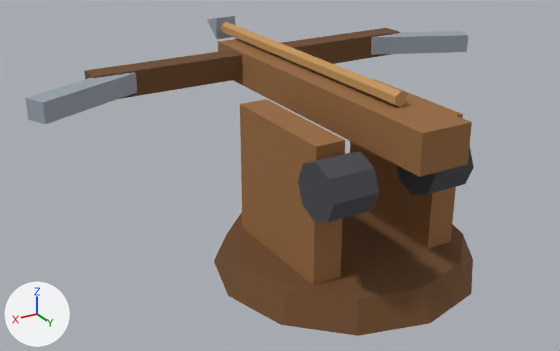
Renders of the glTF model game/assets/bauten/turm_balliste_kopf.gltf from each side of a commit.
Rendered twice from a 50 mm lens placed at (2.81, 3.83, 2.66), pointed at (0.2, -0.53, 0.49). The axes (+X, +Y, +Z) are drawn at lower left. The lights are the same throughout. The picture after the commit comes second. Vertices at exactly the same position are counted once.

Objects in the first picture: 'Kopf_balliste'.
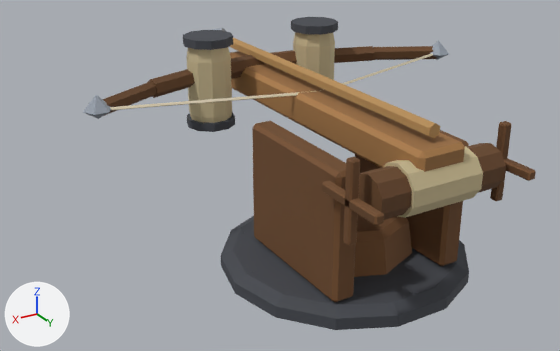
Pixel boxes [x1, y1, x2, y2] of what changed, in the pictures (560 x 351 px):
'Kopf_balliste', reshaped
    before: [25, 16, 474, 336]
    after: [83, 17, 536, 330]
part 1 of me_kopf_balliste, added
    after: [291, 17, 338, 34]
part 2 of me_kopf_balliste, added
    after: [187, 112, 235, 132]
part 3 of me_kopf_balliste, added
    after: [183, 30, 233, 50]
part 4 of me_kopf_balliste, added
    after: [229, 38, 440, 138]
part 5 of me_kopf_balliste, added (brown)
    after: [359, 143, 506, 222]
part 6 of me_kopf_balliste, added (beige)
    after: [384, 146, 483, 218]
part 7 of me_kopf_balliste, rebuilt (8% shorter)
    before: [214, 212, 473, 336]
    after: [221, 216, 469, 330]
part 8 of me_kopf_balliste, rebuilt
    before: [240, 99, 345, 286]
    after: [252, 121, 356, 302]
part 9 of me_kopf_balliste, rebuilt
    before: [218, 39, 472, 177]
    after: [230, 51, 465, 172]
part 10 of me_kopf_balliste, rebuilt
    before: [350, 80, 463, 249]
    after: [355, 130, 469, 266]
part 11 of me_kopf_balliste, deleted
    before: [397, 145, 474, 195]
part 12 of me_kopf_balliste, deleted
    before: [207, 16, 235, 39]
part 13 of me_kopf_balliste, reshaped
    before: [25, 22, 468, 222]
    after: [83, 28, 536, 301]

Diff of the bpy script that builds the scene:
```diff
--- a/game/assets/bauten/turm_balliste_kopf.gltf.py
+++ b/game/assets/bauten/turm_balliste_kopf.gltf.py
@@ mat_vorkommen @@
+mat_vorkommen = bpy.data.materials.new('Vorkommen')
+mat_vorkommen.use_nodes = True; mat_vorkommen.node_tree.nodes.clear()
+_N = mat_vorkommen.node_tree.nodes; _L = mat_vorkommen.node_tree.links
+n0 = _N.new('ShaderNodeBsdfPrincipled'); n0.name = 'Principled BSDF'
+n0.inputs[2].default_value = 0.85  # 'Roughness'
+n1 = _N.new('ShaderNodeOutputMaterial'); n1.name = 'Material Output'
+n2 = _N.new('ShaderNodeVertexColor'); n2.name = 'Color Attribute'
+_L.new(n0.outputs[0], n1.inputs[0])  # 'BSDF' to 'Surface'
+_L.new(n2.outputs[0], n0.inputs[0])  # 'Color' to 'Base Color'
@@ me_kopf_balliste @@
 # used by ob_kopf_balliste; location = (0.0, 0.0, 0.0)
-me_kopf_balliste.from_pydata(...)  # 121 vertices, 198 faces; spans x -1.8..1.8, y -2.05..0.9, z 0.0..1.38
-me_kopf_balliste.materials.append(mat_burg)
+me_kopf_balliste.from_pydata(...)  # 611 vertices, 1074 faces; spans x -1.5..1.5, y -2.1..1.05, z 0.0..1.41
+# me_kopf_balliste part 1: a new loose piece, a 10-sided cylinder along z spanning x -0.63..-0.27, y -1.271..-0.929, z 1.35..1.41, in mat_vorkommen
+# me_kopf_balliste part 2: a new loose piece, a 10-sided cylinder along z spanning x 0.27..0.63, y -1.271..-0.929, z 0.75..0.81, in mat_vorkommen
+# me_kopf_balliste part 3: a new loose piece, a 10-sided cylinder along z spanning x 0.27..0.63, y -1.271..-0.929, z 1.35..1.41, in mat_vorkommen
+# me_kopf_balliste part 4: a new loose piece, a 6-sided cylinder along y spanning x -0.039..0.039, y -1.75..0.8, z 1.155..1.245, in mat_vorkommen
+# me_kopf_balliste part 5: a new loose piece, a 10-sided cylinder along x spanning x -0.45..0.45, y 0.67..0.93, z 0.76..1.04, in mat_vorkommen
+# me_kopf_balliste part 6: a new loose piece, a 10-sided cylinder along x spanning x -0.25..0.25, y 0.65..0.95, z 0.74..1.06, in mat_vorkommen
+# me_kopf_balliste part 7: the loose piece of 24 vertices spanning x -0.9..0.9, y -0.9..0.9, z 0.0..0.2 is rebuilt with 42 vertices and now spans x -0.85..0.85, y -0.83..0.83, z 0.0..0.12, in mat_vorkommen
+# me_kopf_balliste part 8: the loose piece of 8 vertices spanning x 0.35..0.55, y -0.45..0.45, z 0.2..1.1 is rebuilt with 24 vertices and now spans x 0.34..0.5, y -0.4..0.6, z 0.12..0.98, in mat_vorkommen
+# me_kopf_balliste part 9: the loose piece of 8 vertices spanning x -0.17..0.17, y -1.5..0.9, z 1.0..1.25 is rebuilt with 24 vertices and now spans x -0.17..0.17, y -1.6..0.9, z 0.91..1.13, in mat_vorkommen
+# me_kopf_balliste part 10: the loose piece of 8 vertices spanning x -0.55..-0.35, y -0.45..0.45, z 0.2..1.1 is rebuilt with 24 vertices and now spans x -0.5..-0.34, y -0.4..0.6, z 0.12..0.98, in mat_vorkommen
+# me_kopf_balliste part 11: the loose piece of 16 vertices spanning x -0.35..-0.05, y 0.42..0.78, z 0.72..1.08 is deleted
+# me_kopf_balliste part 12: the loose piece of 5 vertices spanning x -0.08..0.08, y -2.05..-1.7, z 1.22..1.38 is deleted
+# me_kopf_balliste part 13: 52 vertices removed from x -1.8..1.8, y -1.7..0.78, z 0.72..1.35; 365 vertices added at x -1.5..1.5, y -2.1..1.05, z 0.08..1.35
+# other edits to the shape of me_kopf_balliste do not show in these pictures
+me_kopf_balliste.materials.append(mat_vorkommen)
```
